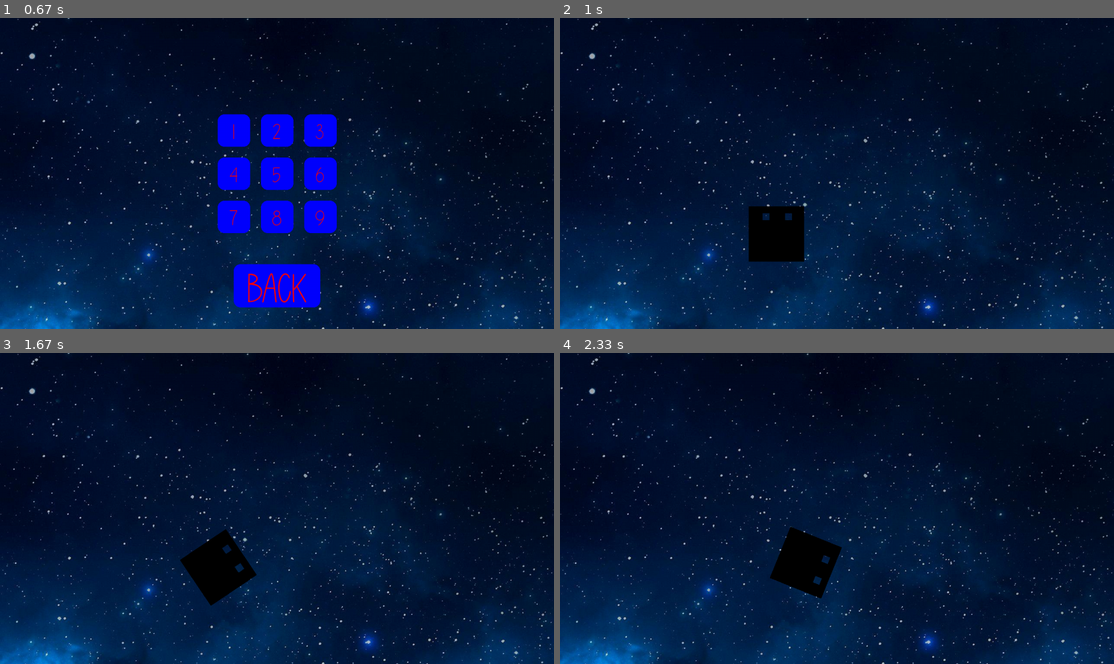
Above: before the commit, frames 1-4 (two rows, left to right).
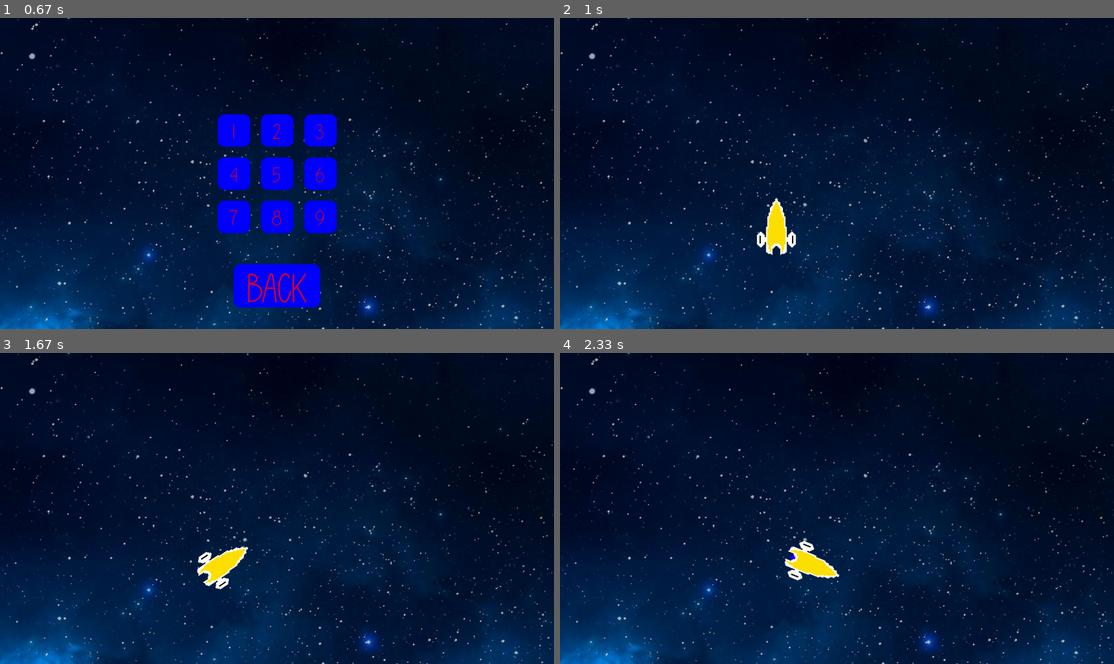
Above: after the commit, the same moments.

Repository: williamjamesj/pygame-project-williamjamesj
Game: pygame game, started from main.py
Two runs of this game, one before a commit and one after it. Both use one fixed random seed, a clock stepped at 60 frames per second and the inputs below.
Inputs (mouse positions are in pixels of both pictures, inside the frame that each line leads up to):
- Up to frame 1 (0.67 s): click (277, 142) at 0.38 s
- Up to frame 2 (1 s): click (792, 129) at 0.72 s
- Up to frame 3 (1.67 s): hold Right 1-1.47 s; move the mouse to (454, 499) at 1.03 s; hold Up from 1.5 s (still down)
- Up to frame 4 (2.33 s): release Up at 1.8 s; hold Right 1.83-2.3 s

Frame 1 is identical in both runs. In frame 2, 1.8% of the frame differs, in the area x 34-45%, y 57-79%; in frame 3, 1.8%; in frame 4, 1.8%.

Commit message:
wow the spaceship looks so smooth

Diff:
--- a/gameplay.py
+++ b/gameplay.py
@@ -10,7 +10,7 @@
     globals.level = level
     print(level)
     globals.screen.blit(globals.backgroundpicture, (0,0))
-    globals.playerspaceship = Spaceship([500,500],"banana",10,0.1,0,2)
+    globals.playerspaceship = Spaceship([500,500],"yellowspaceship",10,0.1,0,2)
     globals.allobjects.add(globals.playerspaceship)
     return
 def updatePlayer(keys):
--- a/spaceship.py
+++ b/spaceship.py
@@ -10,7 +10,8 @@
     def __init__(self,coords,appearance,maxspeed, acceleration, direction, turnspeed):
         super().__init__() # Very important
         self.appearance = appearance
-        self.originalimage = pygame.image.load("testpic.png")
+        print(f"resources\spaceships\{str(appearance)}\00.png")
+        self.originalimage = pygame.image.load(f"resources/spaceships/{str(appearance)}/00.png")
         self.maxspeed = maxspeed
         self.acceleration = acceleration
         self.direction = direction
@@ -34,6 +35,14 @@
             self.speed = self.maxspeed
         if self.speed < self.maxspeed*-1:
             self.speed = self.maxspeed*-1
+        if math.floor(self.speed*-1) <= 0:
+            number = "00"
+        elif math.floor(self.speed*-1)<=9:
+            number = f"0{math.floor(self.speed*-1)}"
+        else:
+            number = f"{math.floor(self.speed*-1)}"
+        print(f"resources/spaceships/{str(self.appearance)}/{number}.png")
+        self.originalimage = pygame.image.load(f"resources/spaceships/{str(self.appearance)}/{number}.png")
         xy = findxy(self.direction)
         self.x += xy[0]*self.speed
         self.y += xy[1]*self.speed
Binary file added: Spaceship.png
Binary file added: resources/spaceships/yellowspaceship/00.png
Binary file added: resources/spaceships/yellowspaceship/01.png
Binary file added: resources/spaceships/yellowspaceship/02.png
Binary file added: resources/spaceships/yellowspaceship/03.png
Binary file added: resources/spaceships/yellowspaceship/04.png
Binary file added: resources/spaceships/yellowspaceship/05.png
Binary file added: resources/spaceships/yellowspaceship/06.png
Binary file added: resources/spaceships/yellowspaceship/07.png
Binary file added: resources/spaceships/yellowspaceship/08.png
Binary file added: resources/spaceships/yellowspaceship/09.png
Binary file added: resources/spaceships/yellowspaceship/10.png
